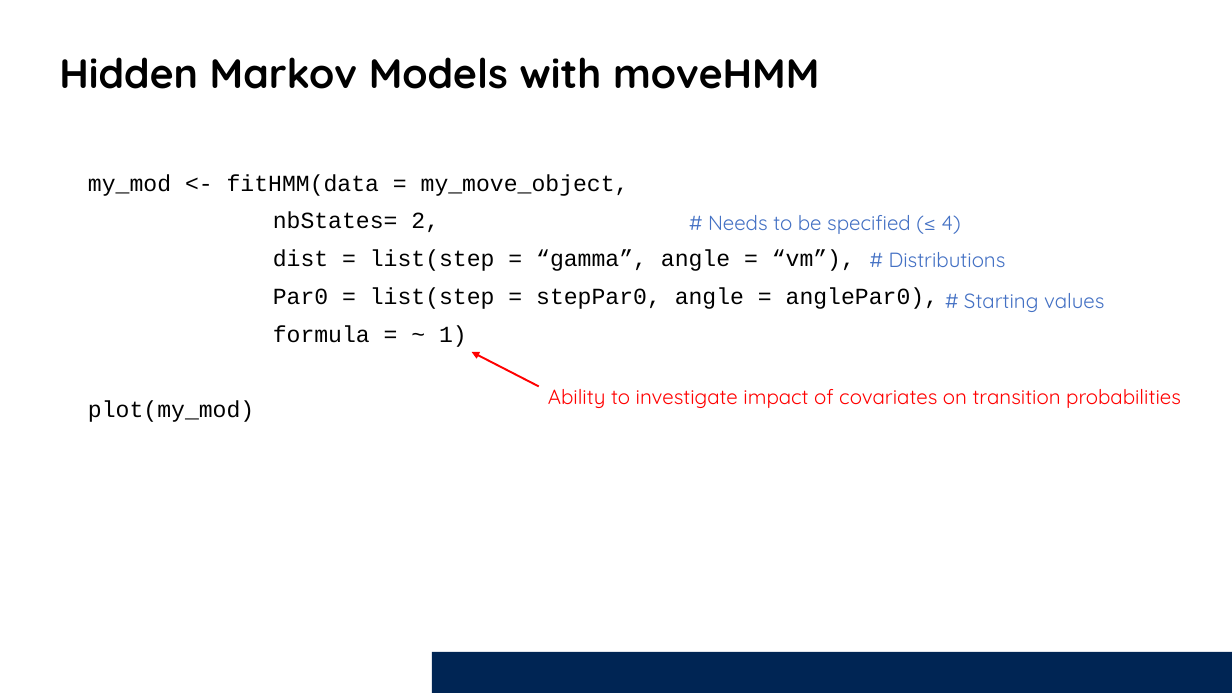
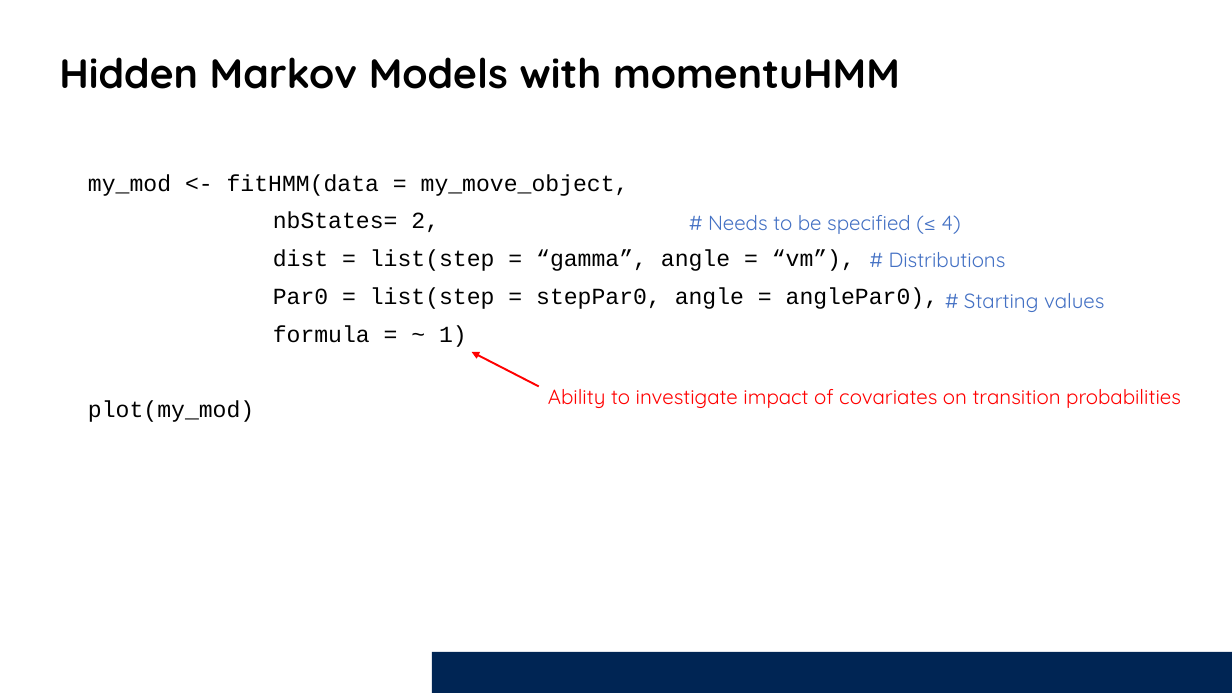
Before and after one commit to Animal-Movements/China_2026, a slide deck: slide 10 of 3_Day3/Presentations/IntroAnimalMovements_HMMs.pptx. Drawn at 1232x693 pixels with LibreOffice and Linux fonts; fonts in the diff are those of the drawing; background and template pictures are left out. Boxes give left, top, right and bottom in pixels: in the first picture for what was removed or moved away, otherwise in the second. Text is boxed around its words. In the diff, an @@ line names an element or a change of style, - is before the commit and + after.

Commit message:
update

```diff
--- a/3_Day3/Presentations/IntroAnimalMovements_HMMs.pptx
+++ b/3_Day3/Presentations/IntroAnimalMovements_HMMs.pptx
@@ title at box(59, 57, 900, 89): text changed @@
-Hidden Markov Models with moveHMM
+Hidden Markov Models with momentuHMM
```
Also in this commit, not shown: 3 other slides changed.
